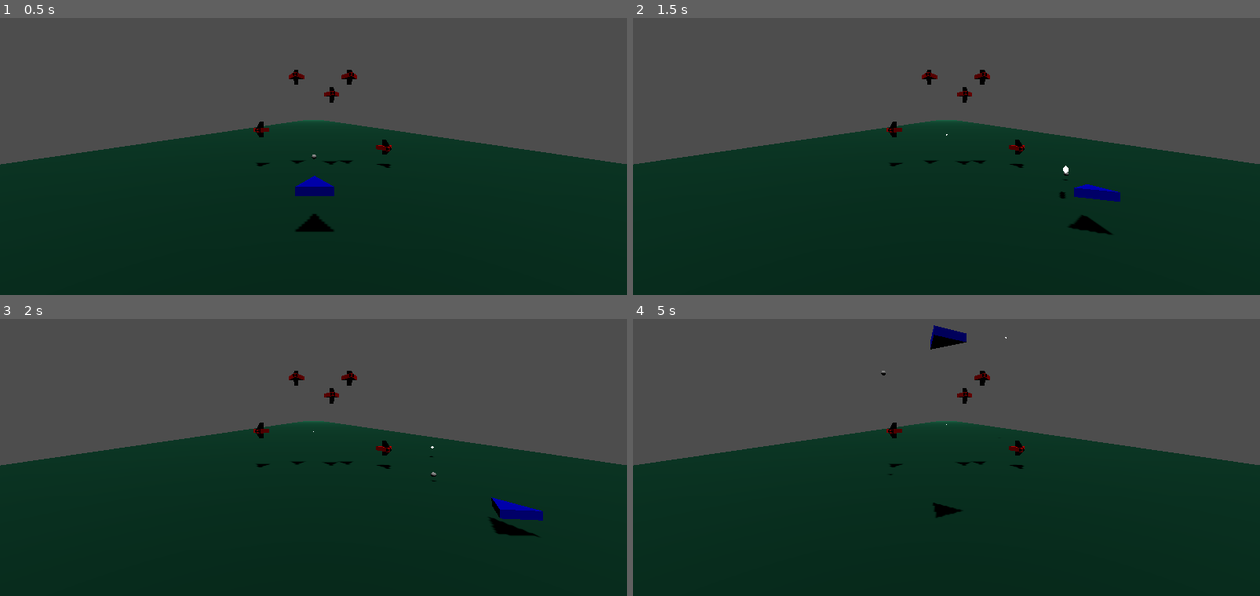
Above: before the commit, frames 1-4 (two rows, left to right).
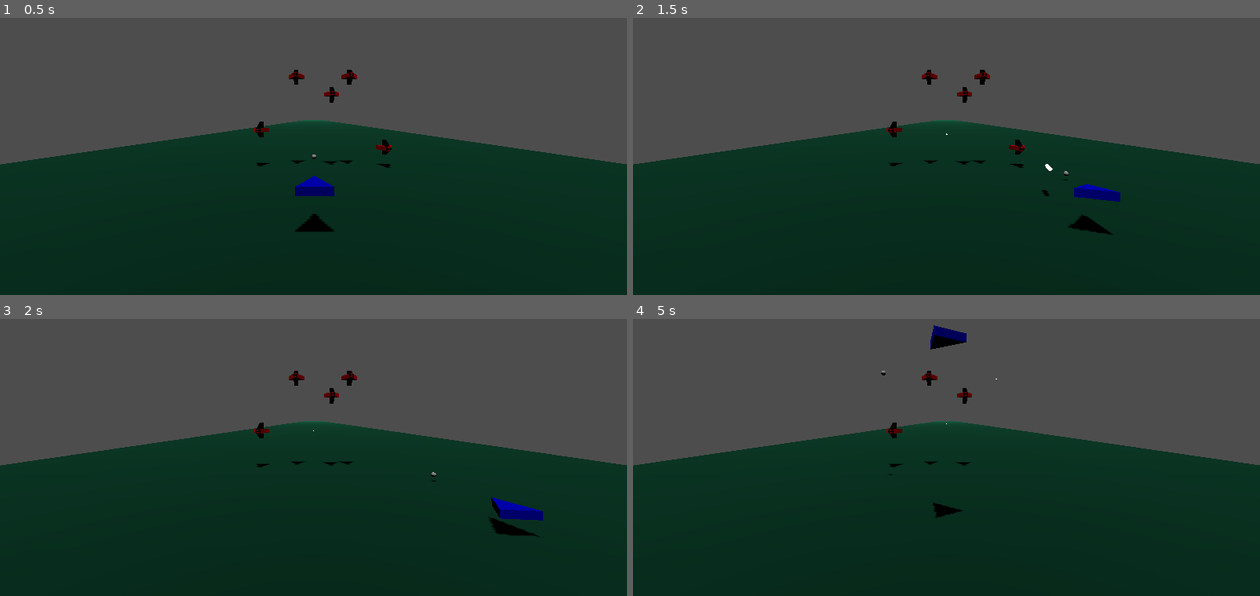
Above: after the commit, the same moments.

Repository: fredchien3/20-game-challenge
Game: Godot game, scene res://main/main.tscn
Two runs of this game, one before a commit and one after it. Both use one fixed random seed, a clock stepped at 60 frames per second and the inputs below.
Inputs:
- Up to frame 1 (0.5 s): no input
- Up to frame 2 (1.5 s): tap Enter at 0.5 s; hold D (move_right) 0.53-1.28 s; hold Space (shoot) 0.53-1.28 s; hold S (move_down) from 1.28 s (still down); tap Space (shoot) at 1.35 s
- Up to frame 3 (2 s): keep holding S (move_down)
- Up to frame 4 (5 s): release S (move_down) at 2.03 s; hold D (move_right) 2.03-2.78 s; hold Space (shoot) 2.03-2.78 s; hold W (move_up) 2.78-3.53 s; tap Space (shoot) at 2.85, 4.35 s; hold Space (shoot) 3.53-4.28 s; hold A (move_left) from 3.53 s (still down)

Frame 1 is identical in both runs. In frame 2, less than 0.1% of the frame differs, in the area x 49-70%, y 41-66%; in frame 3, 0.1%; in frame 4, 0.3%, in the area x 46-63%, y 6-55%.
Error after the commit: Invalid access to property or key 'projectile_shot' on a base object of type 'Node3D (ship.gd)'. (res://main/world.gd:7)

Commit message:
Fix projectiles stuck moving globally forward (instead of their own facing forward)

Diff:
--- a/8--star-fox/projectile/projectile.gd
+++ b/8--star-fox/projectile/projectile.gd
@@ -1,12 +1,13 @@
 extends RigidBody3D
 
-@export var speed: float
+@export var speed: float = 20.0
 
 func _ready() -> void:
-	linear_velocity = -global_transform.basis.z * speed
 	await get_tree().create_timer(10).timeout
 	queue_free()
 
+func _physics_process(delta: float) -> void:
+	linear_velocity = -basis.z * speed
 
 func _on_hitbox_area_body_entered(body: Node3D) -> void:
 	if body.has_method("hit_by_projectile"):
--- a/8--star-fox/projectile/projectile.tscn
+++ b/8--star-fox/projectile/projectile.tscn
@@ -22,7 +22,6 @@
 collision_mask = 5
 gravity_scale = 0.0
 script = ExtResource("1_6aa83")
-speed = 20.0
 
 [node name="BodyCollision" type="CollisionShape3D" parent="." unique_id=1528503393]
 transform = Transform3D(1, 0, 0, 0, -4.371139e-08, 1, 0, -1, -4.371139e-08, 0, 0, 0)
--- a/8--star-fox/ship/ship.gd
+++ b/8--star-fox/ship/ship.gd
@@ -1,13 +1,17 @@
 extends Node3D
 
-signal projectile_shot(projectile)
-
 @export var ProjectileScene: PackedScene
+@export var aimer: RigidBody3D
 @export var body: CharacterBody3D
 
 func _input(event: InputEvent) -> void:
 	if event.is_action_pressed("shoot"):
+		# The projectile only needs to know two things:
+		# Where its origin is, and what direction to face (normalized).
+		var shoot_dir: Vector3 = (aimer.global_position - body.global_position).normalized()
 		var projectile: RigidBody3D = ProjectileScene.instantiate()
-		projectile.position = body.global_position
-		projectile.basis = body.basis
-		projectile_shot.emit(projectile)
+		get_parent().add_child(projectile)
+		# We can only set globalized properties after it's been added
+		# to the tree.
+		projectile.global_position = body.global_position
+		projectile.look_at(body.global_position + shoot_dir)
--- a/8--star-fox/ship/ship.tscn
+++ b/8--star-fox/ship/ship.tscn
@@ -22,9 +22,10 @@
 [sub_resource type="SphereShape3D" id="SphereShape3D_r4tgf"]
 radius = 0.27271
 
-[node name="Ship" type="Node3D" unique_id=1787095866 node_paths=PackedStringArray("body") groups=["ship"]]
+[node name="Ship" type="Node3D" unique_id=1787095866 node_paths=PackedStringArray("aimer", "body") groups=["ship"]]
 script = ExtResource("1_jgjpc")
 ProjectileScene = ExtResource("2_2jgil")
+aimer = NodePath("Aimer")
 body = NodePath("Body")
 
 [node name="Body" type="CharacterBody3D" parent="." unique_id=948510795 node_paths=PackedStringArray("aimer")]
